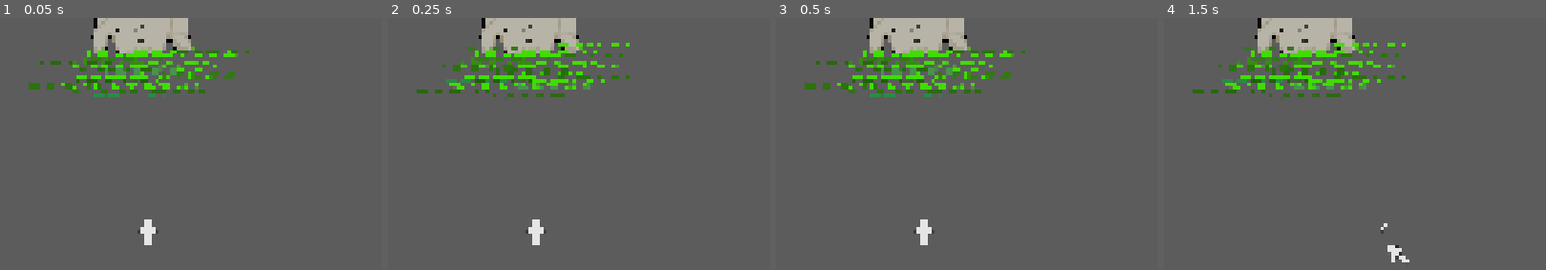
Above: before the commit, frames 1-4 (left to right).
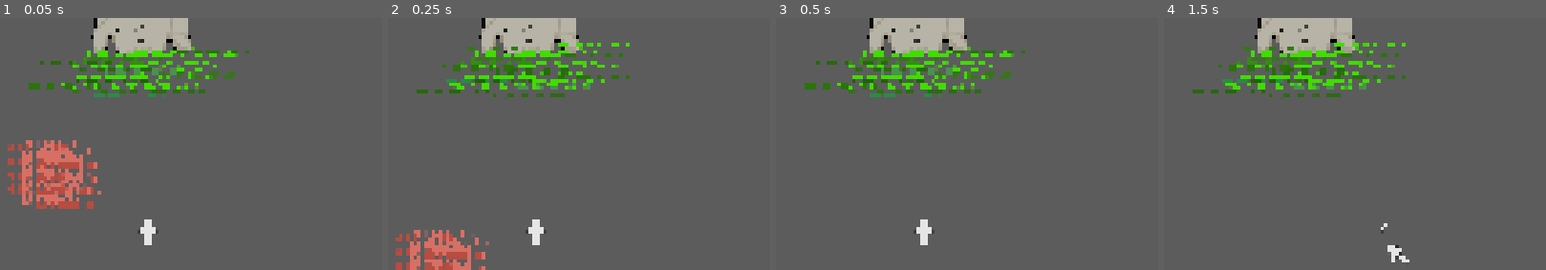
Above: after the commit, the same moments.

Repository: HaroldHuynh/2026GameJam
Game: Godot game, scene res://levels/level_1.tscn
Same seed, same stepped clock (60 frames per second), same inputs: the game is played once before the commit and once after it.
Inputs (mouse positions are % of the whole screen's width and height, from its top left):
- Up to frame 1 (0.05 s): no input
- Up to frame 2 (0.25 s): no input
- Up to frame 3 (0.5 s): no input
- Up to frame 4 (1.5 s): tap Enter at 0.5 s; move the mouse to (72, 45) at 0.52 s; hold D (right) 0.53-1.28 s; tap Space (attack) at 0.6, 1.35 s; move the mouse to (30, 55) at 1.27 s; hold S (down) from 1.28 s (still down)
The pictures show only the part of the screen within x 31-81%, y 50-100%; the shares and areas given below are measured in that part.

The runs differ from the first frame. In frame 1, 3.9% of the frame differs, in the area x 2-27%, y 48-76%; in frame 2, 2.2%; in frame 3, nothing differs; in frame 4, nothing differs.

Commit message:
working on bomb firing

Diff:
--- /dev/null
+++ b/levels/bomb.gd
@@ -0,0 +1,21 @@
+extends CharacterBody2D
+
+var direction := Vector2.DOWN
+@export var speed := 2000.0
+
+func aim_at(target_position: Vector2) -> void:
+	direction = global_position.direction_to(target_position)
+
+	# Your laser art points downward by default.
+	rotation = direction.angle() - PI / 2
+
+func _physics_process(delta: float) -> void:
+	$AnimatedSprite2D.play("default")
+	global_position += direction * speed * delta
+
+
+
+func _on_area_2d_body_entered(body: Node2D) -> void:
+	if body.name == "player":
+		get_parent()._on_enemy_spawner_hit_p()
+		queue_free()
--- /dev/null
+++ b/levels/bomb.tscn
@@ -0,0 +1,33 @@
+[gd_scene format=3 uid="uid://dr28arotq7uep"]
+
+[ext_resource type="Texture2D" uid="uid://c4lsbbns065df" path="res://assets/texture/bomb.png" id="1_4tf5r"]
+[ext_resource type="Script" uid="uid://mj0cnxja4qss" path="res://levels/bomb.gd" id="2_x7qnh"]
+
+[sub_resource type="SpriteFrames" id="SpriteFrames_how41"]
+animations = [{
+"frames": [{
+"duration": 1.0,
+"texture": ExtResource("1_4tf5r")
+}],
+"loop": 1,
+"name": &"explosion",
+"speed": 5.0
+}]
+
+[sub_resource type="CircleShape2D" id="CircleShape2D_s7pw8"]
+
+[node name="bomb" type="CharacterBody2D" unique_id=650161304]
+script = ExtResource("2_x7qnh")
+
+[node name="AnimatedSprite2D" type="AnimatedSprite2D" parent="." unique_id=1679159398]
+position = Vector2(-2.5, 0)
+scale = Vector2(0.5, 0.5)
+sprite_frames = SubResource("SpriteFrames_how41")
+animation = &"explosion"
+frame_progress = 0.9097266
+
+[node name="Area2D" type="Area2D" parent="." unique_id=253997292]
+
+[node name="CollisionShape2D" type="CollisionShape2D" parent="Area2D" unique_id=2109983839]
+scale = Vector2(10, 10)
+shape = SubResource("CircleShape2D_s7pw8")
--- a/levels/boss.gd
+++ b/levels/boss.gd
@@ -1,7 +1,9 @@
 extends CharacterBody2D
 
 @export var laser_scene: PackedScene
-@export var fire_every_seconds := 5.0
+@export var bomb_scene: PackedScene
+@export var laser_every_seconds := 5.0
+@export var bomb_every_seconds := 7.0
 @export var warning_seconds := 2.0
 
 var is_attacking := false
@@ -15,12 +17,18 @@
 	hp = 12
 
 	$AnimatedSprite2D.play("default")
-
-	var fire_timer := Timer.new()
-	fire_timer.wait_time = fire_every_seconds
-	fire_timer.autostart = true
-	fire_timer.timeout.connect(fire_laser)
-	add_child(fire_timer)
+#timer for laser
+	var laser_timer := Timer.new()
+	laser_timer.wait_time = laser_every_seconds
+	laser_timer.autostart = true
+	laser_timer.timeout.connect(fire_laser)
+	add_child(laser_timer)
+#timer for bombs
+	var bomb_timer := Timer.new()
+	bomb_timer.wait_time = bomb_every_seconds
+	bomb_timer.autostart = true
+	bomb_timer.timeout.connect(fire_bomb)
+	add_child(bomb_timer)
 
 func fire_laser() -> void:
 	if is_attacking:
@@ -49,3 +57,27 @@
 
 func _on_area_2d_body_entered(body: Node2D) -> void:
 	hit_player.emit()
+
+func fire_bomb() -> void:
+	if is_attacking:
+		return
+
+	is_attacking = true
+
+	# Warning: play the attack animation before the bomb exists.
+	$AnimatedSprite2D.play("attack")
+	await get_tree().create_timer(warning_seconds).timeout
+
+	# Fire the bomb after the two-second warning.
+	var bomb = bomb_scene.instantiate()
+	get_parent().add_child(bomb)
+	bomb.global_position = global_position
+
+	var player = get_tree().get_first_node_in_group("player")
+	if player:
+		bomb.aim_at(player.global_position)
+	else:
+		push_warning("Boss could not find a node in the player group.")
+
+	$AnimatedSprite2D.play("default")
+	is_attacking = false
--- a/levels/level_1.tscn
+++ b/levels/level_1.tscn
@@ -2,6 +2,7 @@
 
 [ext_resource type="Script" uid="uid://3jn1e706500q" path="res://levels/level_1.gd" id="1_btoec"]
 [ext_resource type="PackedScene" uid="uid://c2dqr0dnn03ws" path="res://player/bullet_manager.tscn" id="1_kx6l7"]
+[ext_resource type="PackedScene" uid="uid://dr28arotq7uep" path="res://levels/bomb.tscn" id="2_gwceb"]
 [ext_resource type="PackedScene" uid="uid://bx76wcvt7v6l5" path="res://player/player.tscn" id="2_n46q3"]
 [ext_resource type="PackedScene" uid="uid://d2ha4w2gxcjv3" path="res://levels/michelangelo.tscn" id="4_kx6l7"]
 [ext_resource type="PackedScene" uid="uid://srh4x4fiq4x1" path="res://player/game_over.tscn" id="5_n46q3"]
@@ -11,6 +12,8 @@
 
 [node name="terminal-level" type="Node2D" unique_id=1212829906]
 script = ExtResource("1_btoec")
+
+[node name="bomb" parent="." unique_id=650161304 instance=ExtResource("2_gwceb")]
 
 [node name="BulletManager" parent="." unique_id=1162069898 instance=ExtResource("1_kx6l7")]
 
@@ -28,6 +31,9 @@
 
 [node name="Michelangelo" parent="." unique_id=1819540606 instance=ExtResource("4_kx6l7")]
 position = Vector2(-53, -939)
+laser_every_seconds = null
+bomb_every_seconds = null
+warning_seconds = null
 
 [node name="GameOver" parent="." unique_id=585318248 instance=ExtResource("5_n46q3")]
 
Binary file added: assets/texture/bomb.png
Not shown, added: assets/texture/bomb.png.import
Binary file added: assets/texture/bomb1.png
Not shown, added: assets/texture/bomb1.png.import
Binary file added: assets/texture/bomb2.png
Not shown, added: assets/texture/bomb2.png.import
Binary file added: assets/texture/bomb3.png
Not shown, added: assets/texture/bomb3.png.import
Binary file added: assets/texture/bomb4.png
Not shown, added: assets/texture/bomb4.png.import
Not shown, added: levels/bomb.gd.uid
